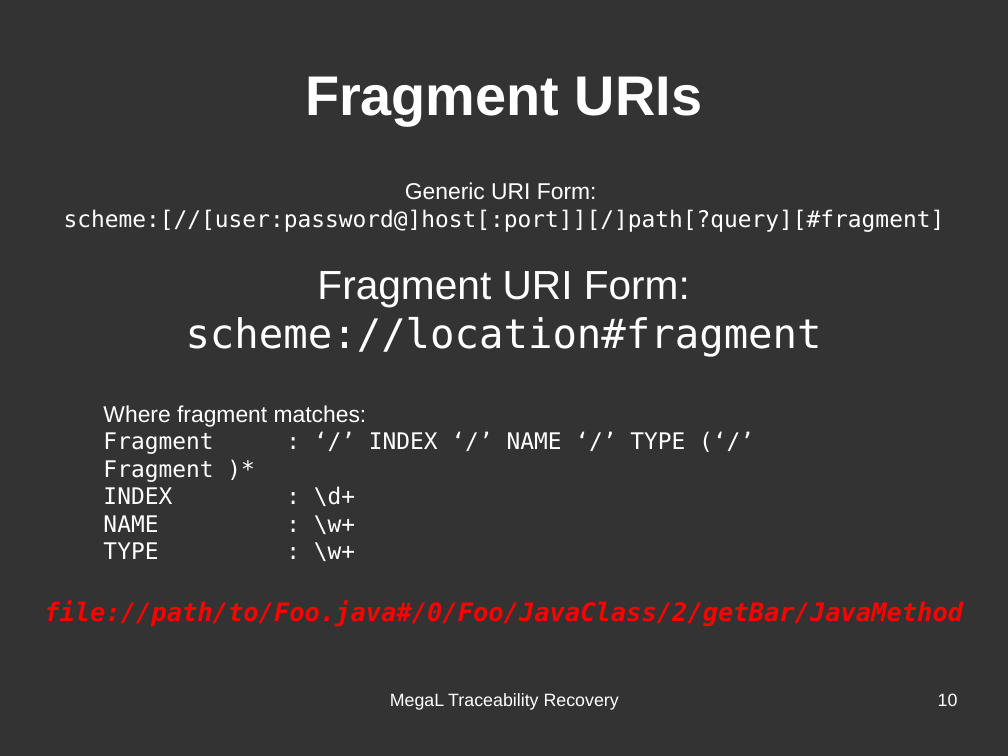
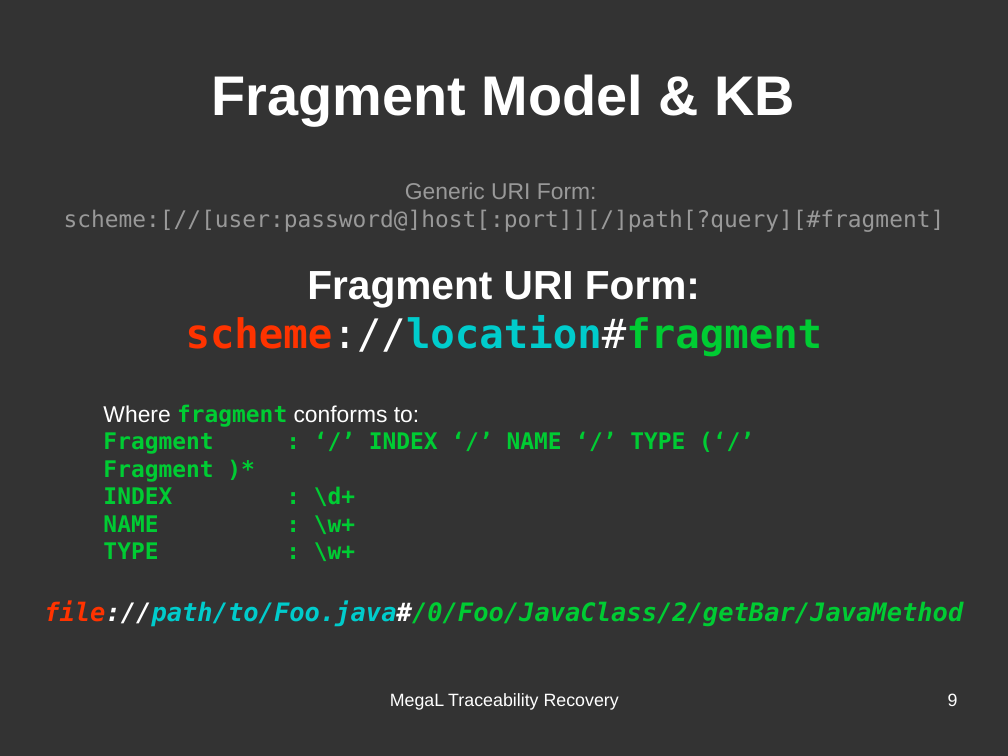
Before and after one commit to hayasam/megal-tr, a slide deck: slide 9 of slides/meeting-2016-06-28/meeting-2016-06-28.odp (slide 10 before the commit). Drawn at 1008x756 pixels with LibreOffice and Linux fonts; fonts in the diff are those of the drawing. Boxes give left, top, right and bottom in pixels: in the first picture for what was removed or moved away, otherwise in the second. Text is boxed around its words. In the diff, an @@ line names an element or a change of style, - is before the commit and + after.

```diff
--- a/slides/meeting-2016-06-28/meeting-2016-06-28.odp
+++ b/slides/meeting-2016-06-28/meeting-2016-06-28.odp
@@ title at [212, 74, 795, 125]: text changed @@
-Fragment URIs
+Fragment Model & KB
@@ text "Generic URI Form:" at [64, 182, 945, 357]: text colour #FFFFFF to #999999 in "Generic URI Form:", "scheme:[//[user:password@]host[:port]][/]path[?query][#fragm ..."; bold on in "Fragment URI Form:", "scheme://location#fragment"; text colour #FFFFFF to #FF3300, text colour #FFFFFF to #00CCCC, text colour #FFFFFF to #00CC33 in "scheme://location#fragment" @@
@@ text at [103, 404, 419, 427]: text changed @@
-Where fragment matches:
+Where fragment conforms to:
@@ text at [103, 432, 685, 561]: text colour #FFFFFF to #00CC33, bold on in "Fragment : ‘/’ INDEX ‘/’ NAME ‘/’ ...", "INDEX : \d+", "NAME : \w+", "TYPE : \w+" @@
@@ text "file://path/to/Foo.java#/0/Foo/JavaClass/2/getBar/JavaMethod" at [44, 601, 963, 627]: text colour #FF0000 to #FF3300, text colour #FF0000 to #FFFFFF, text colour #FF0000 to #00CCCC, text colour #FF0000 to #00CC33 in "file://path/to/Foo.java#/0/Foo/JavaClass/2/getBar/JavaMethod" @@
@@ page number at [948, 693, 958, 706]: text changed @@
-10
+9
```
Also in this commit, not shown: 8 other slides changed, 1 slide added, 6 other files.
